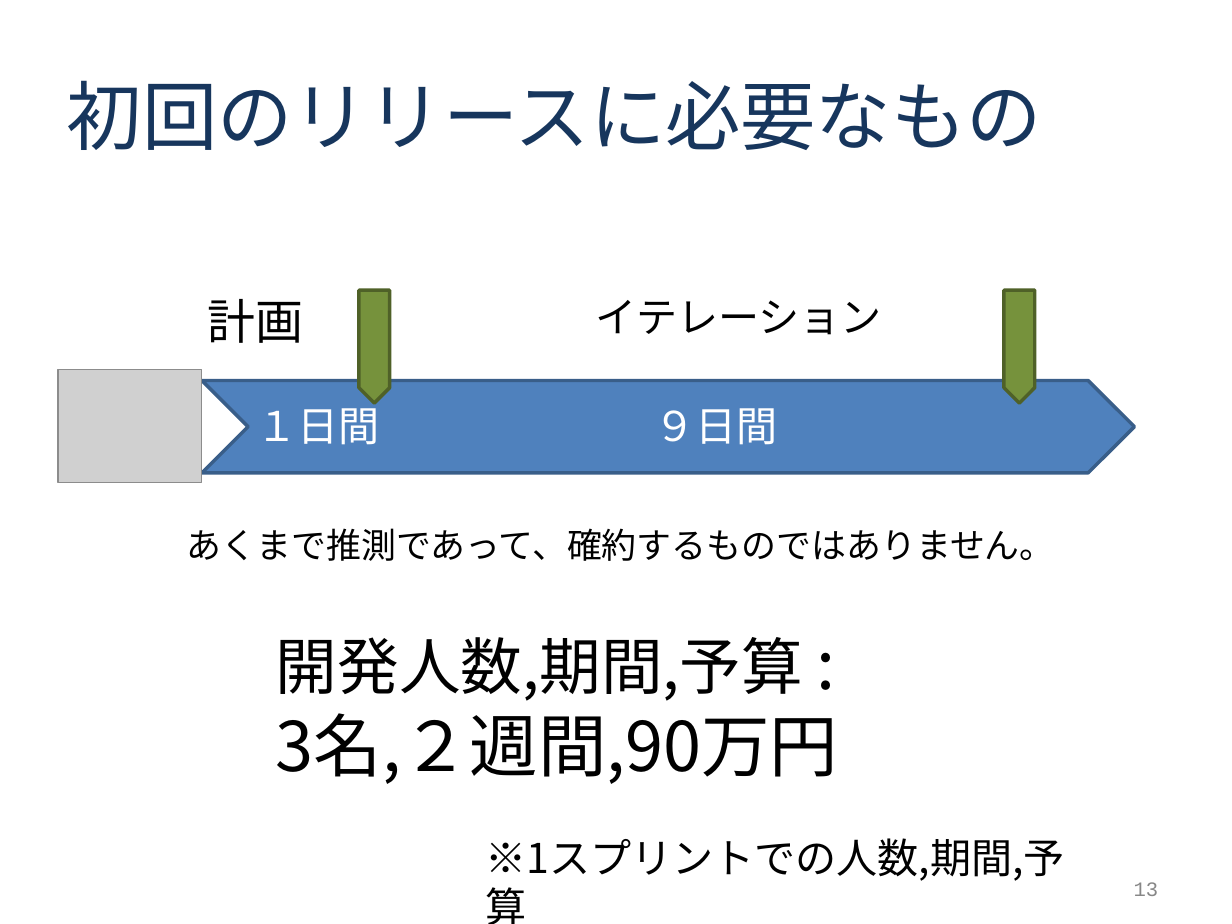
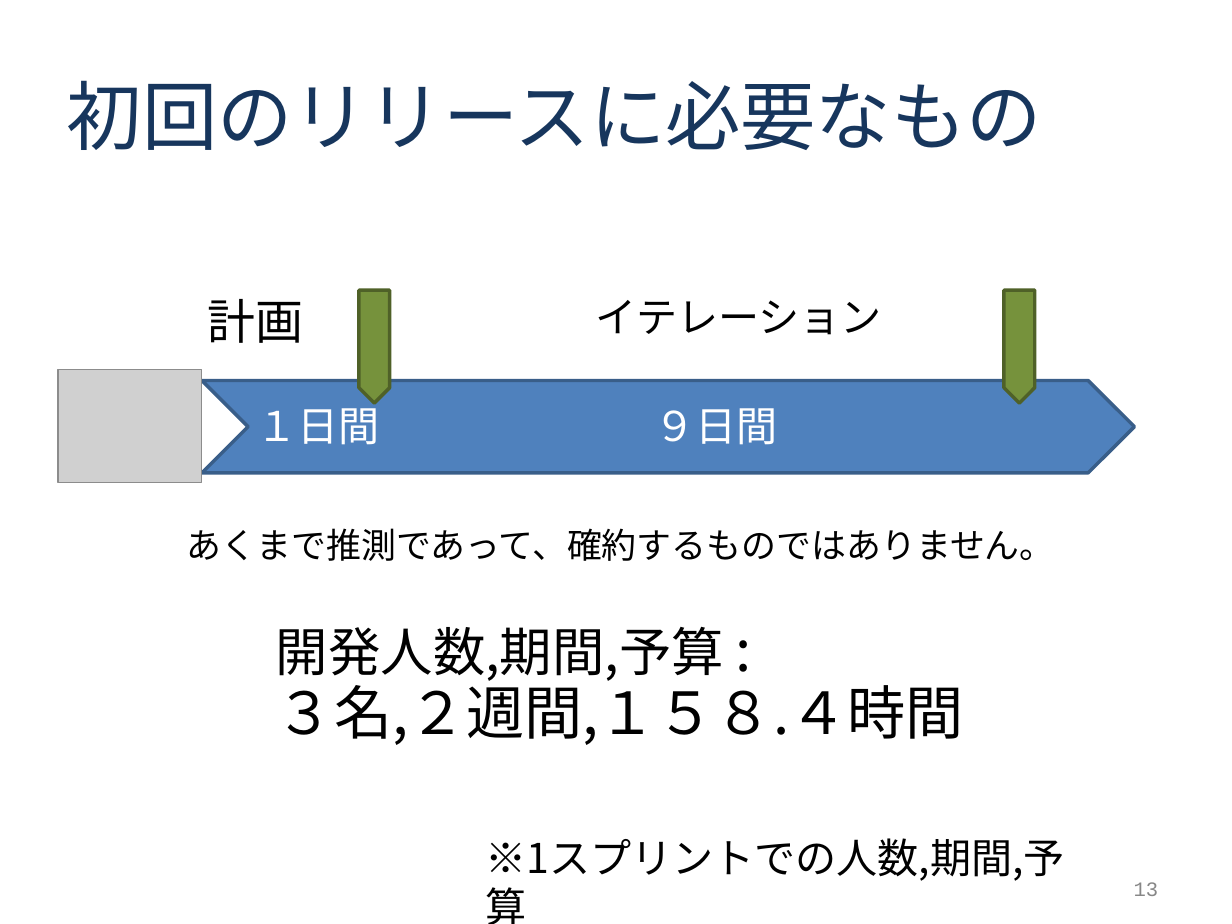
Before and after one commit to tomoyukikondo/yabukiC2017, a slide deck: slide 13 of Ｃ班インセプションデッキ.ppt. Drawn at 1232x924 pixels with LibreOffice and Linux fonts; fonts in the diff are those of the drawing; grey boxes stand for pictures. Boxes give left, top, right and bottom in pixels: in the first picture for what was removed or moved away, otherwise in the second. Text is boxed around its words. In the diff, an @@ line names an element or a change of style, - is before the commit and + after.

Commit message:
予算　プロジェクト名変更

```diff
--- a/Ｃ班インセプションデッキ.ppt
+++ b/Ｃ班インセプションデッキ.ppt
@@ text at (x1=276, y1=627, x2=724, y2=681): size 36 to 30.6 pt in "開発人数,期間,予算"; size 40 to 34 pt in ":"; line spacing 1 to 0.9 @@
@@ text at (x1=276, y1=675, x2=964, y2=745): text changed; size 40 to 34 pt @@
-3名,２週間,90万円
+３名,２週間,１５８.４時間
```
Also in this commit, not shown: 1 other slide changed.
